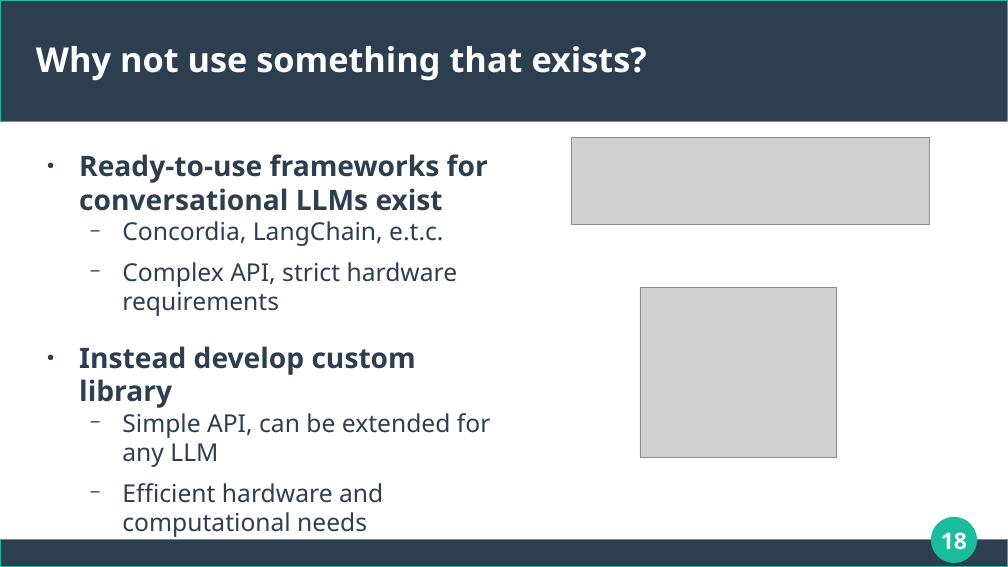
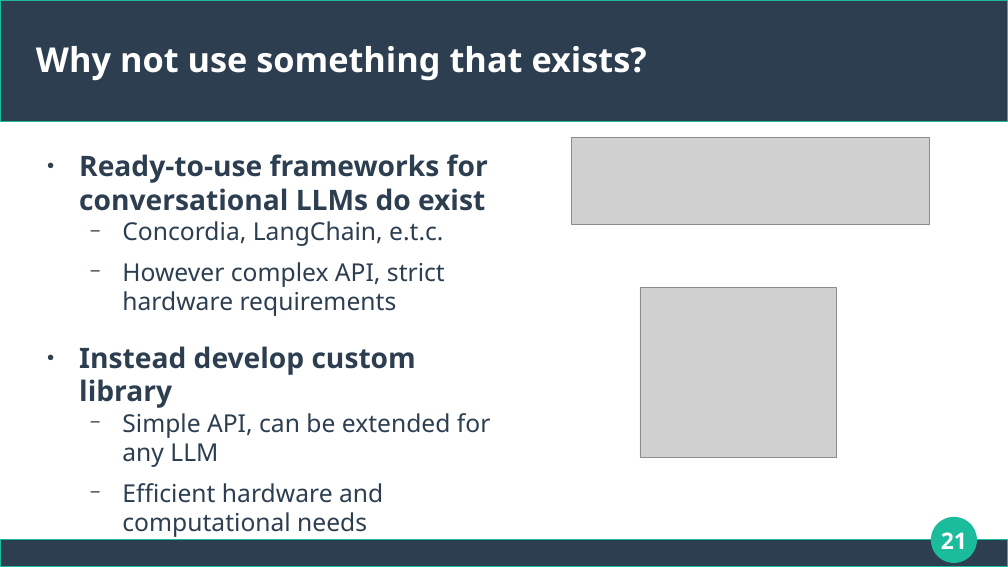
Before and after one commit to dimits-ts/llm_moderation_research, a slide deck: slide 21 of presentations/thesis.odp (slide 18 before the commit). Drawn at 1008x567 pixels with LibreOffice and Linux fonts; fonts in the diff are those of the drawing; grey boxes stand for pictures. Boxes give left, top, right and bottom in pixels: in the first picture for what was removed or moved away, otherwise in the second. Text is boxed around its words. In the diff, an @@ line names an element or a change of style, - is before the commit and + after.

```diff
--- a/presentations/thesis.odp
+++ b/presentations/thesis.odp
@@ text at [79, 154, 488, 211]: text changed @@
-● Ready-to-use frameworks for conversational LLMs exist
+● Ready-to-use frameworks for conversational LLMs do exist
@@ text at [122, 262, 445, 316]: text changed @@
-  − Complex API, strict hardware requirements
+  − However complex API, strict hardware requirements
@@ page number at [941, 532, 967, 549]: text changed @@
-18
+21
```
Also in this commit, not shown: 13 other slides changed, 8 slides added, 1 other file.
